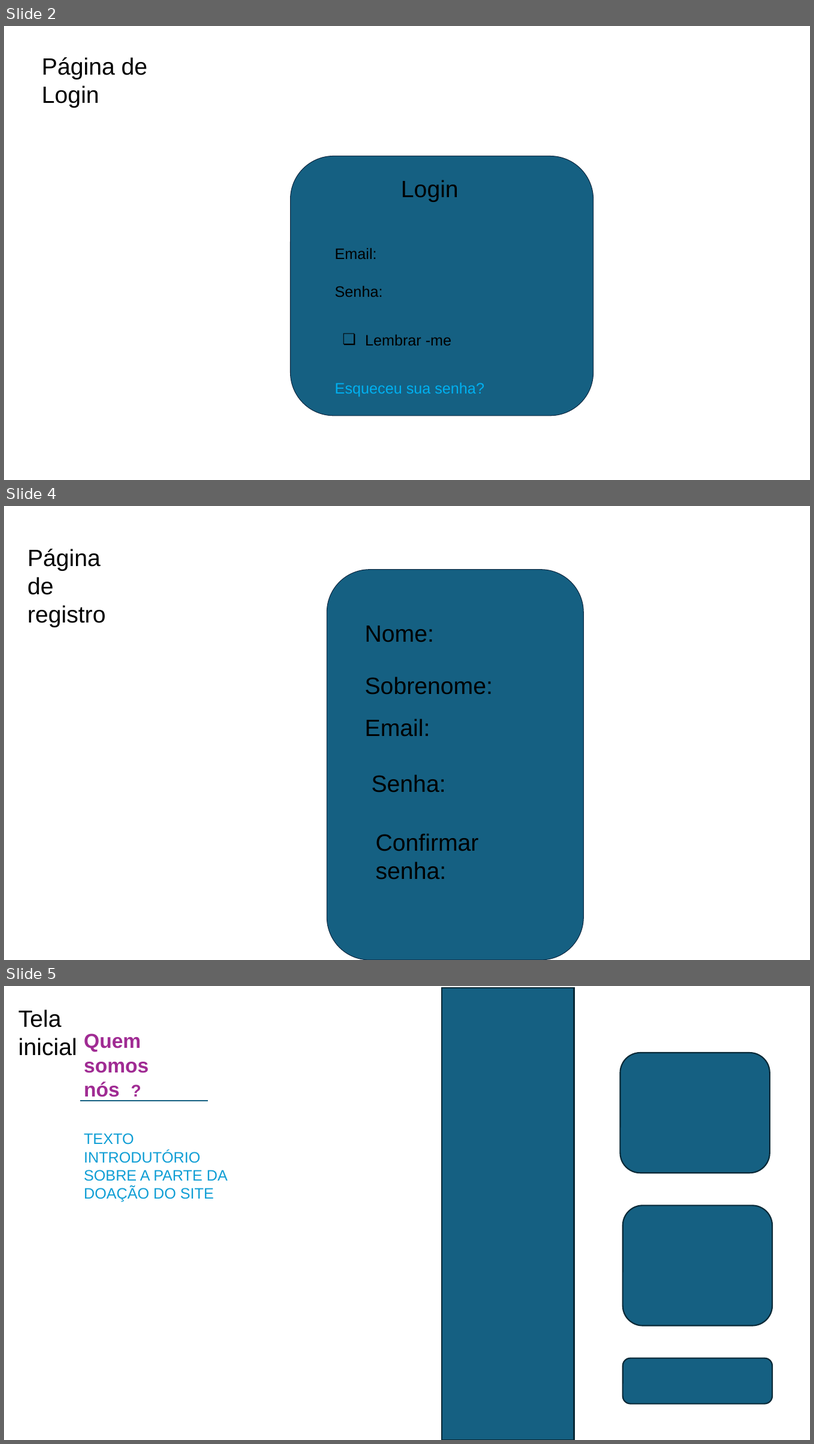
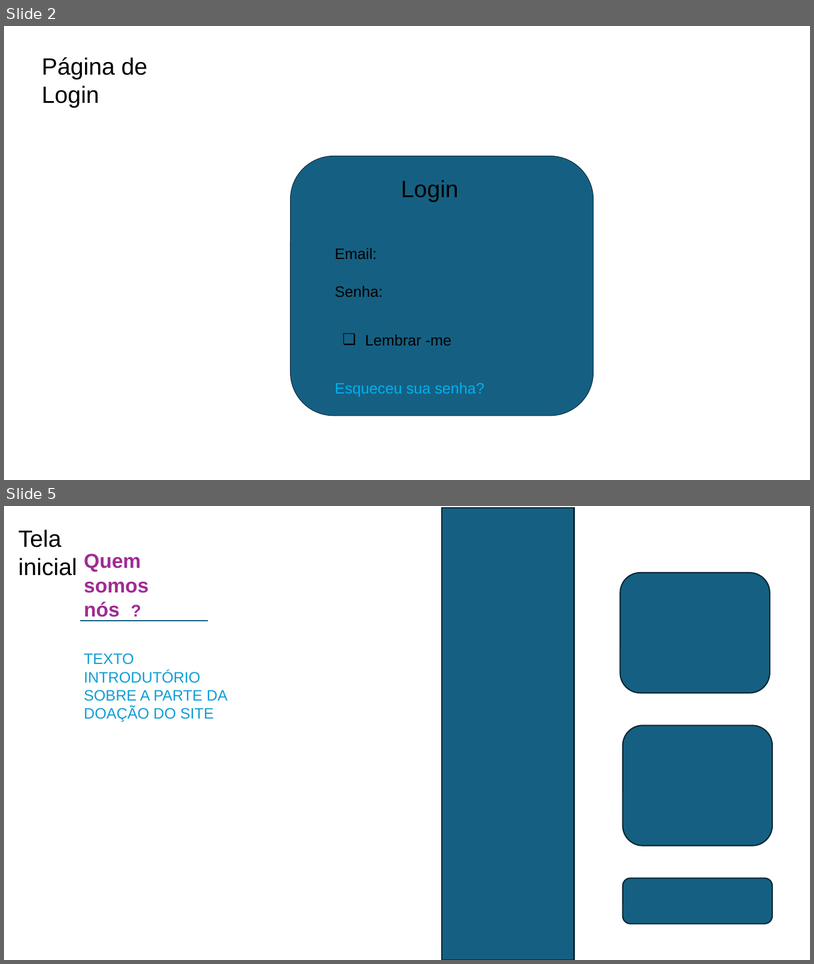
Before and after one commit to kauam0/Projeto-1, a slide deck: TCC - DOCUMENTAÇÃO/Escopo do TCC.pptx. Shown one above the other, each under a label of ours: slides 2, 4 and 5 before the commit, slides 2 and 5 after it; the slides between them are not shown. The pictures are 814x1444 and 814x964 pixels, drawn with LibreOffice and Linux fonts; fonts in the diff are those of the drawing. Boxes give left, top, right and bottom in pixels: in the first picture for what was removed or moved away, otherwise in the second. Text is boxed around its words. In the diff, an @@ line names an element or a change of style, - is before the commit and + after.

```diff
--- a/TCC - DOCUMENTAÇÃO/Escopo do TCC.pptx
+++ b/TCC - DOCUMENTAÇÃO/Escopo do TCC.pptx
@@ slide 4 removed at [4,506,810,960], background #FFFFFF @@
@@ text removed at [27,549,106,627] @@
-Página de registro
@@ rounded rectangle removed at [327,570,584,960] @@
@@ text removed at [365,625,434,642] @@
-Nome:
@@ text removed at [365,676,493,694] @@
-Sobrenome:
@@ text removed at [365,718,431,736] @@
-Email:
@@ text removed at [372,774,446,792] @@
-Senha:
@@ text removed at [376,833,479,879] @@
-Confirmar senha:
```
Also in this commit, not shown: 2 slides changed, 1 slide added, 13 other files.
